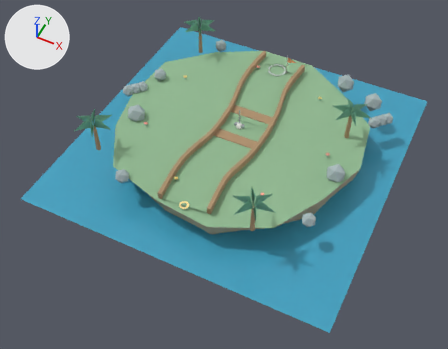
Two versions of the glTF model ui/3d/minigolf/course-10.glb, one commit apart.
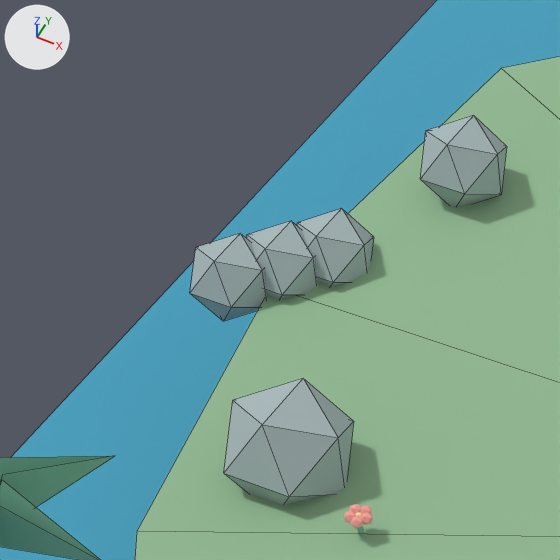
The first picture shows the older version from a 50 mm lens placed at (7.36, -16.05, 16.89), pointed at (0.13, -1.6, -1.18). The close-ups show the older and then the newer version on the part from 22% to 39% of the width and 15% to 37% of the height of that picture. Only the edits that show in the close-ups are written down. The lights are fixed; the arrows at upper left show +X, +Y and +Z. The close-ups show mesh edges as thin lines. Where no turn or scale is listed for an object, it has been applied to the vertices.

The first close-up shows 'faceted-rock.072', 'faceted-rock.073', 'island-turf-edge.009', 'palm-frond.096', 'palm-frond.097', 'shore-rock.018', 'shore-rock.019', 'shore-rock.020', 'water-plane.009' and 6 more.
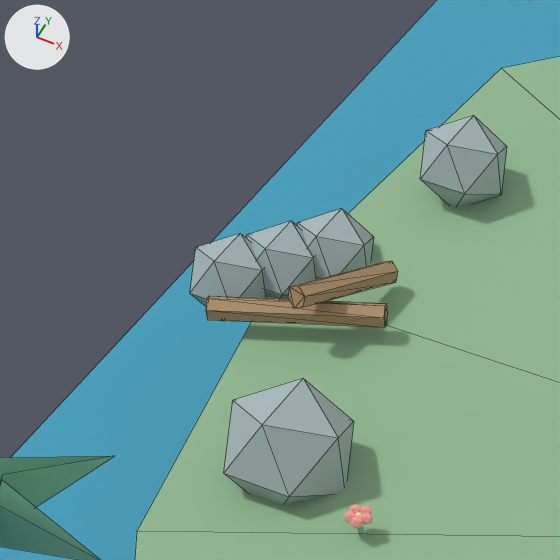
Diff of the bpy script that builds the scene:
```diff
--- a/ui/3d/minigolf/course-10.glb.py
+++ b/ui/3d/minigolf/course-10.glb.py
@@ me_deco_driftwood_mesh_013 @@
+me_deco_driftwood_mesh_013.from_pydata([(-0.097, -0.349, 0.058), (-0.152, -0.321, 0.091), (-0.146, -0.298, 0.156), (-0.084, -0.303, 0.189), (-0.029, -0.331, 0.156), (-0.035, -0.354, 0.091), (0.084, 0.303, -0.189), (0.029, 0.331, -0.156), (0.035, 0.354, -0.091), (0.097, 0.349, -0.058), (0.152, 0.321, -0.091), (0.146, 0.298, -0.156)], [], [(0, 5, 4), (4, 3, 2), (2, 1, 0), (4, 2, 0), (11, 6, 7), (7, 8, 9), (9, 10, 11), (7, 9, 11), (0, 1, 7), (0, 7, 6), (1, 2, 8), (1, 8, 7), (2, 3, 9), (2, 9, 8), (3, 4, 10), (3, 10, 9), (4, 5, 11), (4, 11, 10), (5, 0, 6), (5, 6, 11)])
+me_deco_driftwood_mesh_013.materials.append(mat_minigolf_wood_coast)  # brown #af906c
@@ me_deco_driftwood_mesh_012 @@
+me_deco_driftwood_mesh_012.from_pydata([(-0.461, -0.195, -0.07), (-0.484, -0.139, -0.035), (-0.484, -0.139, 0.035), (-0.461, -0.195, 0.07), (-0.437, -0.251, 0.035), (-0.437, -0.251, -0.035), (0.461, 0.195, -0.07), (0.437, 0.251, -0.035), (0.437, 0.251, 0.035), (0.461, 0.195, 0.07), (0.484, 0.139, 0.035), (0.484, 0.139, -0.035)], [], [(0, 5, 4), (4, 3, 2), (2, 1, 0), (4, 2, 0), (11, 6, 7), (7, 8, 9), (9, 10, 11), (7, 9, 11), (0, 1, 7), (0, 7, 6), (1, 2, 8), (1, 8, 7), (2, 3, 9), (2, 9, 8), (3, 4, 10), (3, 10, 9), (4, 5, 11), (4, 11, 10), (5, 0, 6), (5, 6, 11)])
+me_deco_driftwood_mesh_012.materials.append(mat_minigolf_wood_coast)  # brown #af906c
@@ ob_deco_driftwood_013 @@
+ob_deco_driftwood_013 = bpy.data.objects.new('deco-driftwood.013', me_deco_driftwood_mesh_013)
+ob_deco_driftwood_013.location = (-4.32, -0.05, 0.15)
@@ ob_deco_driftwood_012 @@
+ob_deco_driftwood_012 = bpy.data.objects.new('deco-driftwood.012', me_deco_driftwood_mesh_012)
+ob_deco_driftwood_012.location = (-4.5, -0.27, 0.05)
```

Pixel boxes (x1, y1, x2, y2) of what changed, in the close-ups (560 x 560 px):
'deco-driftwood.012', added (brown): after (206, 296, 388, 327)
'deco-driftwood.013', added (brown): after (288, 261, 398, 308)
